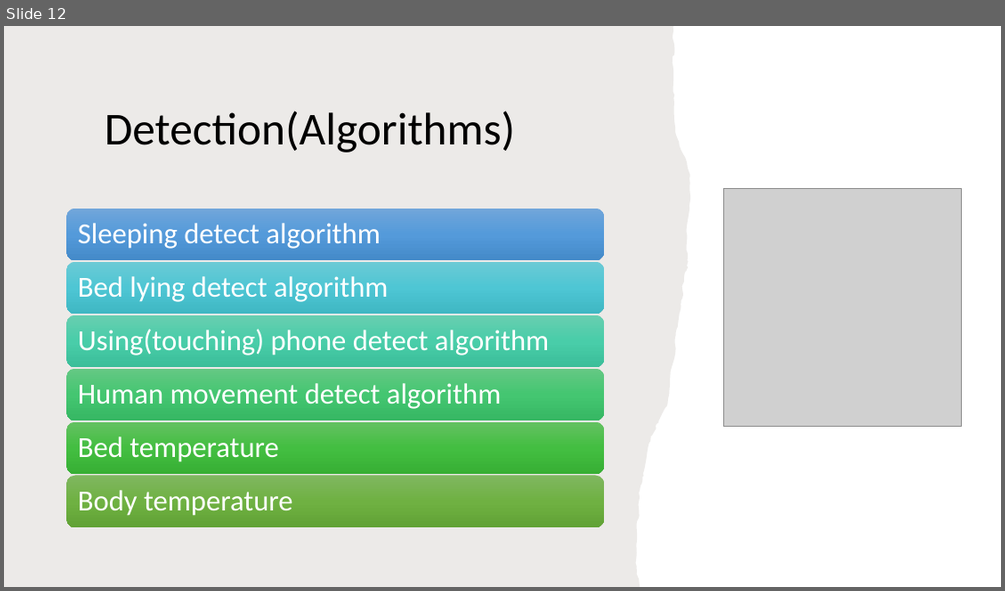
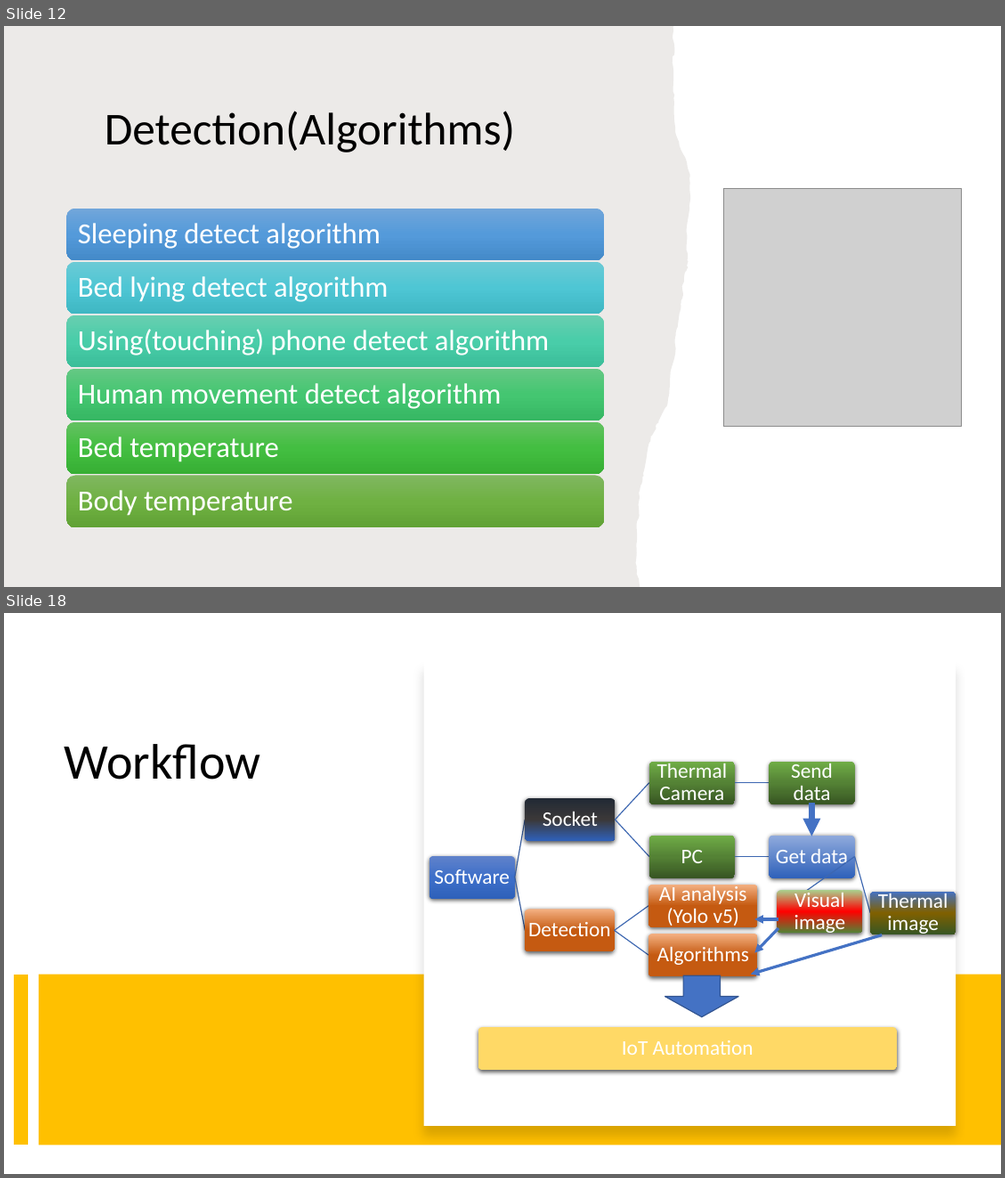
Before and after one commit to smarttommyau/aiot_bedroom, a slide deck: project_documents/P21_pitching_deck_AIoT Bedroom.pptx. Shown one above the other, each under a label of ours: slide 12 before the commit, slides 12 and 18 after it; the slides between them are not shown. The pictures are 1005x591 and 1005x1178 pixels, drawn with LibreOffice and Linux fonts; fonts in the diff are those of the drawing; grey boxes stand for pictures. Boxes give left, top, right and bottom in pixels: in the first picture for what was removed or moved away, otherwise in the second. Text is boxed around its words. In the diff, an @@ line names an element or a change of style, - is before the commit and + after.

```diff
--- a/project_documents/P21_pitching_deck_AIoT Bedroom.pptx
+++ b/project_documents/P21_pitching_deck_AIoT Bedroom.pptx
@@ slide 18 added at [4, 613, 1001, 1174], background #FFFFFF @@
@@ rectangle added at [423, 661, 955, 1126], fill #FFFFFF @@
@@ title added at [65, 744, 261, 779], 48 pt, text #000000 @@
+Workflow
@@ arrow added from (811, 803) to (811, 835), #4472C4 5.75 pt @@
@@ arrow added from (778, 919) to (755, 919), #4472C4 2.75 pt @@
@@ arrow added from (778, 928) to (755, 952), #4472C4 2.75 pt @@
@@ arrow added from (882, 935) to (751, 974), #4472C4 2.75 pt @@
@@ line added from (21, 974) to (21, 1144), #FFC000 14 pt @@
@@ rectangle added at [39, 974, 1001, 1144], fill #FFC000 @@
@@ down arrow added at [665, 976, 739, 1017], fill #4472C4, outline #325491 1 pt @@
@@ group added at [429, 760, 956, 1070]: 12 rounded rectangles, 12 texts, 10 freeform shapes @@
+Software
+Socket
+Thermal Camera
+Send data
+PC
+Get data
+Visual image
+Thermal image
+Detection
+AI analysis
+(Yolo v5)
+Algorithms
+IoT Automation
```
Also in this commit, not shown: 8 slides changed, 12 other slides added.
